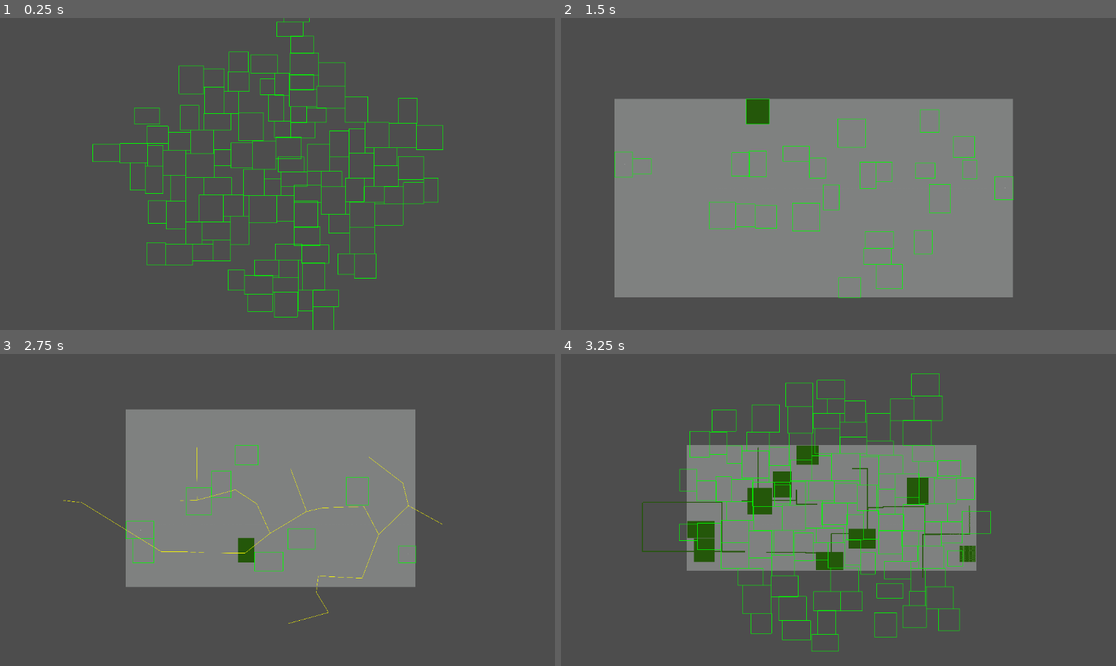
Above: before the commit, frames 1-4 (two rows, left to right).
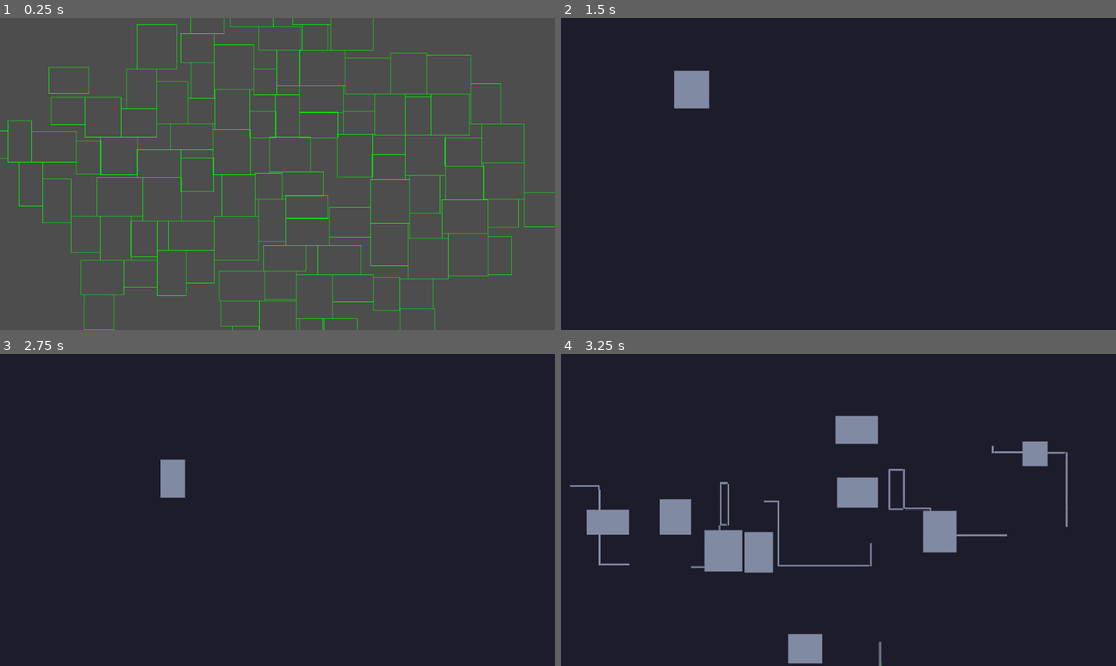
Above: after the commit, the same moments.

Repository: THenriques02/QuantumLoop
Game: Godot game, scene res://Scenes/Main/main.tscn
The game is run twice, just before and just after one commit, with the same random seed, the same clock (stepped at 60 frames per second) and the same inputs.
Inputs (mouse positions are in pixels of both pictures, inside the frame that each line leads up to):
- Up to frame 1 (0.25 s): no input
- Up to frame 2 (1.5 s): move the mouse to (960, 158) at 0.52 s; hold D (right) 0.53-1.28 s; tap Tab (ui_focus_next) at 0.6, 1.35 s; tap Space (ui_select) at 0.77 s; move the mouse to (727, 189) at 1.27 s; hold S (down) from 1.28 s (still down)
- Up to frame 3 (2.75 s): tap Space (ui_select) at 1.52 s; move the mouse to (333, 441) at 2.02 s; release S (down) at 2.03 s; hold D (right) from 2.03 s (still down); tap Tab (ui_focus_next) at 2.1 s
- Up to frame 4 (3.25 s): move the mouse to (810, 572) at 2.77 s; release D (right) at 2.78 s; hold W (up) from 2.78 s (still down); tap Tab (ui_focus_next) at 2.85 s; tap Space (ui_select) at 3.02 s

The runs differ from the first frame. In frame 1, 7.2% of the frame differs, in the area x 0-100%, y 0-100%; in frame 2, 100%; in frame 3, 100%; in frame 4, 100%.
Error before the commit: Invalid call. Nonexistent function 'get_closest_point' in base 'Nil'. (res://Scripts/Main/main.gd:157)
Error after the commit: Invalid call. Nonexistent function 'get_closest_point' in base 'Nil'. (res://Scripts/Main/main.gd:179)

Commit message:
Starting collision in dungeons (Corridors being a pain)

Diff:
--- a/Scenes/Main/main.tscn
+++ b/Scenes/Main/main.tscn
@@ -1,8 +1,9 @@
-[gd_scene load_steps=8 format=3 uid="uid://ctmbay86g2nvb"]
+[gd_scene load_steps=11 format=3 uid="uid://ctmbay86g2nvb"]
 
 [ext_resource type="Script" uid="uid://1v0u2jqyq1qc" path="res://Scripts/Main/main.gd" id="1_qw60k"]
 [ext_resource type="Texture2D" uid="uid://b64nx6rewnj0w" path="res://Assets/Dungeon/stone.png" id="2_5yls4"]
 [ext_resource type="Texture2D" uid="uid://ccw5gbvdq317f" path="res://Assets/Dungeon/grass.png" id="3_p6jpk"]
+[ext_resource type="Texture2D" uid="uid://djk8ljwujjmcl" path="res://Assets/Dungeon/pixel_dungeon/PNG/walls_floor.png" id="4_5yls4"]
 
 [sub_resource type="TileSetAtlasSource" id="TileSetAtlasSource_21xkr"]
 texture = ExtResource("3_p6jpk")
@@ -337,6 +338,304 @@
 physics_layer_0/collision_layer = 1
 sources/0 = SubResource("TileSetAtlasSource_jjvhh")
 
+[sub_resource type="TileSetAtlasSource" id="TileSetAtlasSource_p6jpk"]
+texture = ExtResource("4_5yls4")
+0:0/0 = 0
+1:0/0 = 0
+2:0/0 = 0
+3:0/0 = 0
+3:0/0/physics_layer_0/polygon_0/points = PackedVector2Array(-7.81747, -8.02052, 8.22357, -8.12204, 7.81747, 4.06102, 4.87323, 7.91899, -7.61442, 8.02052)
+4:0/0 = 0
+4:0/0/physics_layer_0/polygon_0/points = PackedVector2Array(-7.91899, -8.12204, 7.91899, -8.12204, 8.02052, 5.07628, -8.12204, 4.87323)
+5:0/0 = 0
+5:0/0/physics_layer_0/polygon_0/points = PackedVector2Array(-8.02052, -8.02052, 7.91899, -8.12204, 7.91899, 7.71594, -4.87323, 7.91899, -7.71594, 4.7717)
+6:0/0 = 0
+7:0/0 = 0
+8:0/0 = 0
+9:0/0 = 0
+10:0/0 = 0
+11:0/0 = 0
+12:0/0 = 0
+0:1/0 = 0
+0:1/0/physics_layer_0/polygon_0/points = PackedVector2Array(-4.97475, -8.32509, 8.02052, -8.22357, 8.22357, 8.02052, -4.87323, 8.22357)
+1:1/0 = 0
+2:1/0 = 0
+2:1/0/physics_layer_0/polygon_0/points = PackedVector2Array(-8.02052, -7.91899, 4.97475, -8.32509, 4.7717, 7.91899, -7.91899, 7.91899)
+3:1/0 = 0
+3:1/0/physics_layer_0/polygon_0/points = PackedVector2Array(-8.22357, -8.02052, 4.97475, -7.81747, 4.97475, 8.22357, -7.91899, 8.22357)
+4:1/0 = 0
+5:1/0 = 0
+5:1/0/physics_layer_0/polygon_0/points = PackedVector2Array(-5.1778, -7.91899, 7.91899, -8.02052, 8.02052, 7.71594, -4.97475, 8.12204)
+6:1/0 = 0
+7:1/0 = 0
+8:1/0 = 0
+9:1/0 = 0
+10:1/0 = 0
+11:1/0 = 0
+12:1/0 = 0
+0:2/0 = 0
+1:2/0 = 0
+1:2/0/physics_layer_0/polygon_0/points = PackedVector2Array(-8.02052, -8.02052, 7.81747, -8.22357, 8.32509, 4.97475, -7.81747, 5.07628)
+2:2/0 = 0
+3:2/0 = 0
+4:2/0 = 0
+5:2/0 = 0
+6:2/0 = 0
+7:2/0 = 0
+8:2/0 = 0
+9:2/0 = 0
+10:2/0 = 0
+11:2/0 = 0
+12:2/0 = 0
+0:3/0 = 0
+1:3/0 = 0
+2:3/0 = 0
+3:3/0 = 0
+3:3/0/physics_layer_0/polygon_0/points = PackedVector2Array(4.56865, -8.22357, 8.02052, -4.67018, 8.02052, 8.3251, -7.71594, 7.91899, -8.22357, -7.91899)
+4:3/0 = 0
+4:3/0/physics_layer_0/polygon_0/points = PackedVector2Array(-8.3251, -5.1778, 7.81747, -5.07628, 8.02052, 8.02052, -8.02052, 7.91899)
+5:3/0 = 0
+5:3/0/physics_layer_0/polygon_0/points = PackedVector2Array(-4.87323, -8.12204, 8.07128, -8.22357, 8.12204, 8.02052, -7.81747, 8.02052, -8.02052, -4.46712)
+6:3/0 = 0
+7:3/0 = 0
+8:3/0 = 0
+9:3/0 = 0
+12:3/0 = 0
+0:4/0 = 0
+1:4/0 = 0
+2:4/0 = 0
+3:4/0 = 0
+4:4/0 = 0
+6:4/0 = 0
+7:4/0 = 0
+8:4/0 = 0
+9:4/0 = 0
+10:4/0 = 0
+11:4/0 = 0
+12:4/0 = 0
+0:5/0 = 0
+1:5/0 = 0
+2:5/0 = 0
+3:5/0 = 0
+4:5/0 = 0
+5:5/0 = 0
+6:5/0 = 0
+7:5/0 = 0
+8:5/0 = 0
+9:5/0 = 0
+10:5/0 = 0
+11:5/0 = 0
+12:5/0 = 0
+0:6/0 = 0
+1:6/0 = 0
+2:6/0 = 0
+3:6/0 = 0
+4:6/0 = 0
+5:6/0 = 0
+6:6/0 = 0
+7:6/0 = 0
+8:6/0 = 0
+9:6/0 = 0
+12:6/0 = 0
+0:7/0 = 0
+1:7/0 = 0
+2:7/0 = 0
+3:7/0 = 0
+4:7/0 = 0
+5:7/0 = 0
+6:7/0 = 0
+7:7/0 = 0
+8:7/0 = 0
+9:7/0 = 0
+10:7/0 = 0
+11:7/0 = 0
+12:7/0 = 0
+0:8/0 = 0
+1:8/0 = 0
+2:8/0 = 0
+3:8/0 = 0
+4:8/0 = 0
+6:8/0 = 0
+7:8/0 = 0
+8:8/0 = 0
+9:8/0 = 0
+10:8/0 = 0
+11:8/0 = 0
+12:8/0 = 0
+0:9/0 = 0
+1:9/0 = 0
+2:9/0 = 0
+3:9/0 = 0
+4:9/0 = 0
+6:9/0 = 0
+7:9/0 = 0
+8:9/0 = 0
+10:9/0 = 0
+11:9/0 = 0
+12:9/0 = 0
+0:10/0 = 0
+1:10/0 = 0
+2:10/0 = 0
+3:10/0 = 0
+4:10/0 = 0
+6:10/0 = 0
+7:10/0 = 0
+8:10/0 = 0
+10:10/0 = 0
+11:10/0 = 0
+12:10/0 = 0
+0:11/0 = 0
+1:11/0 = 0
+2:11/0 = 0
+3:11/0 = 0
+4:11/0 = 0
+5:11/0 = 0
+6:11/0 = 0
+7:11/0 = 0
+8:11/0 = 0
+10:11/0 = 0
+11:11/0 = 0
+12:11/0 = 0
+0:12/0 = 0
+1:12/0 = 0
+2:12/0 = 0
+3:12/0 = 0
+4:12/0 = 0
+5:12/0 = 0
+6:12/0 = 0
+7:12/0 = 0
+8:12/0 = 0
+10:12/0 = 0
+11:12/0 = 0
+12:12/0 = 0
+0:13/0 = 0
+1:13/0 = 0
+2:13/0 = 0
+3:13/0 = 0
+4:13/0 = 0
+5:13/0 = 0
+6:13/0 = 0
+7:13/0 = 0
+8:13/0 = 0
+10:13/0 = 0
+11:13/0 = 0
+12:13/0 = 0
+0:14/0 = 0
+1:14/0 = 0
+2:14/0 = 0
+3:14/0 = 0
+4:14/0 = 0
+5:14/0 = 0
+6:14/0 = 0
+7:14/0 = 0
+8:14/0 = 0
+0:15/0 = 0
+1:15/0 = 0
+2:15/0 = 0
+3:15/0 = 0
+4:15/0 = 0
+5:15/0 = 0
+6:15/0 = 0
+7:15/0 = 0
+8:15/0 = 0
+9:15/0 = 0
+10:15/0 = 0
+11:15/0 = 0
+12:15/0 = 0
+0:16/0 = 0
+1:16/0 = 0
+2:16/0 = 0
+3:16/0 = 0
+4:16/0 = 0
+5:16/0 = 0
+6:16/0 = 0
+7:16/0 = 0
+8:16/0 = 0
+9:16/0 = 0
+10:16/0 = 0
+11:16/0 = 0
+12:16/0 = 0
+0:17/0 = 0
+1:17/0 = 0
+2:17/0 = 0
+3:17/0 = 0
+4:17/0 = 0
+5:17/0 = 0
+6:17/0 = 0
+7:17/0 = 0
+8:17/0 = 0
+9:17/0 = 0
+10:17/0 = 0
+11:17/0 = 0
+12:17/0 = 0
+0:18/0 = 0
+1:18/0 = 0
+2:18/0 = 0
+3:18/0 = 0
+4:18/0 = 0
+5:18/0 = 0
+6:18/0 = 0
+7:18/0 = 0
+8:18/0 = 0
+9:18/0 = 0
+10:18/0 = 0
+11:18/0 = 0
+12:18/0 = 0
+0:19/0 = 0
+1:19/0 = 0
+2:19/0 = 0
+3:19/0 = 0
+4:19/0 = 0
+5:19/0 = 0
+6:19/0 = 0
+7:19/0 = 0
+8:19/0 = 0
+9:19/0 = 0
+10:19/0 = 0
+11:19/0 = 0
+12:19/0 = 0
+0:20/0 = 0
+1:20/0 = 0
+2:20/0 = 0
+3:20/0 = 0
+4:20/0 = 0
+5:20/0 = 0
+6:20/0 = 0
+7:20/0 = 0
+8:20/0 = 0
+9:20/0 = 0
+10:20/0 = 0
+11:20/0 = 0
+12:20/0 = 0
+0:21/0 = 0
+1:21/0 = 0
+3:21/0 = 0
+4:21/0 = 0
+5:21/0 = 0
+6:21/0 = 0
+7:21/0 = 0
+8:21/0 = 0
+9:21/0 = 0
+10:21/0 = 0
+11:21/0 = 0
+12:21/0 = 0
+0:22/0 = 0
+1:22/0 = 0
+3:22/0 = 0
+4:22/0 = 0
+5:22/0 = 0
+6:22/0 = 0
+7:22/0 = 0
+8:22/0 = 0
+9:22/0 = 0
+10:22/0 = 0
+11:22/0 = 0
+12:22/0 = 0
+
+[sub_resource type="TileSet" id="TileSet_2a143"]
+physics_layer_0/collision_layer = 1
+sources/0 = SubResource("TileSetAtlasSource_p6jpk")
+
 [node name="main" type="Node2D"]
 script = ExtResource("1_qw60k")
 
@@ -352,3 +651,6 @@
 [node name="Stone" type="TileMapLayer" parent="Grass"]
 show_behind_parent = true
 tile_set = SubResource("TileSet_kry3j")
+
+[node name="Walls_Floor" type="TileMapLayer" parent="."]
+tile_set = SubResource("TileSet_2a143")
--- a/Scripts/Main/main.gd
+++ b/Scripts/Main/main.gd
@@ -5,9 +5,10 @@
 var Player = preload("res://Scenes/Player/player.tscn")
 @onready var stone_map = $Grass.get_node("Stone")
 @onready var grass_map = $Grass
+@onready var walls_floor_map = $Walls_Floor
 @onready var map_camera = $MapCamera
 
-var tile_size = 10 # size of tile in the TileMap
+var tile_size = 16 # size of tile in the TileMap
 var num_rooms = 100 # numer of rooms to generate
 var min_size = 30   # minimum room size ( in tiles)
 var max_size = 60  # maximum room size (in tiles )
@@ -142,7 +143,7 @@
 	var bottom_right = stone_map.local_to_map(full_rect.end)
 	for x in range(top_left.x, bottom_right.x):
 		for y in range(top_left.y, bottom_right.y):
-			stone_map.set_cell(Vector2i(x, y), 0, Vector2i(0, 0))
+			walls_floor_map.set_cell(Vector2i(x, y), 0, Vector2i(1, 1))
 
 	# carve rooms
 	var corridors = []
@@ -150,15 +151,36 @@
 		var s = (room.size / tile_size).floor()  # size in tiles
 		var ul = ((room.position - room.size + room.size / 2))/tile_size  # top-left in tile coords
 
+		var count_x = 0
+
 		for x in range(s.x-1):
+			var count_y = 0
 			for y in range(s.y-1):
-				grass_map.set_cell(Vector2i(ul.x + x, ul.y + y), 0, Vector2i(0, 0))
+				walls_floor_map.set_cell(Vector2i(ul.x + x, ul.y + y), 0, Vector2i(1, 6))
+				if count_x == 0 and count_y == 0:
+					walls_floor_map.set_cell(Vector2i(ul.x + x, ul.y + y), 0, Vector2i(3, 0))
+				elif count_x == s.x-2 and count_y == 0:
+					walls_floor_map.set_cell(Vector2i(ul.x + x, ul.y + y), 0, Vector2i(5, 0))
+				elif count_x == s.x-2 and count_y ==  s.y-2:
+					walls_floor_map.set_cell(Vector2i(ul.x + x, ul.y + y), 0, Vector2i(5, 3))
+				elif count_x == 0 and count_y == s.y-2:
+					walls_floor_map.set_cell(Vector2i(ul.x + x, ul.y + y), 0, Vector2i(3, 3))
+				elif count_y == 0:
+					walls_floor_map.set_cell(Vector2i(ul.x + x, ul.y + y), 0, Vector2i(1, 2))
+				elif count_y == s.y-2:
+					walls_floor_map.set_cell(Vector2i(ul.x + x, ul.y + y), 0, Vector2i(4, 3))
+				elif count_x == 0:
+					walls_floor_map.set_cell(Vector2i(ul.x + x, ul.y + y), 0, Vector2i(2, 1))
+				elif count_x == s.x-2:
+					walls_floor_map.set_cell(Vector2i(ul.x + x, ul.y + y), 0, Vector2i(5, 1))
+				count_y += 1
+			count_x += 1
 
 		var p = path.get_closest_point(room.position)
 		for conn in path.get_point_connections(p):
 			if not conn in corridors:
-				var start = grass_map.local_to_map(path.get_point_position(p))
-				var end = grass_map.local_to_map(path.get_point_position(conn))
+				var start = walls_floor_map.local_to_map(path.get_point_position(p))
+				var end = walls_floor_map.local_to_map(path.get_point_position(conn))
 
 				carve_path(start, end)
 		corridors.append(p)
@@ -178,11 +200,27 @@
 		y_x = pos1
 
 	for x in range(pos1.x, pos2.x, x_diff):
-		grass_map.set_cell(Vector2i(x, x_y.y), 0,  Vector2i(0, 0))
-		grass_map.set_cell(Vector2i(x, x_y.y + y_diff), 0,  Vector2i(0, 0))
+		if walls_floor_map.get_cell_atlas_coords(Vector2i(x,x_y.y)) == Vector2i(1,6):
+			continue
+		if x_diff > 0:
+			walls_floor_map.set_cell(Vector2i(x, x_y.y - y_diff), 0,  Vector2i(1, 2))
+			walls_floor_map.set_cell(Vector2i(x, x_y.y + 2*y_diff), 0,  Vector2i(4, 3))
+		else:
+			walls_floor_map.set_cell(Vector2i(x, x_y.y - y_diff), 0,  Vector2i(4, 3))
+			walls_floor_map.set_cell(Vector2i(x, x_y.y + 2*y_diff), 0,  Vector2i(1, 2))
+		walls_floor_map.set_cell(Vector2i(x, x_y.y), 0,  Vector2i(1, 6))
+		walls_floor_map.set_cell(Vector2i(x, x_y.y + y_diff), 0,  Vector2i(1, 6))
 	for y in range(pos1.y, pos2.y, y_diff):
-		grass_map.set_cell(Vector2i(y_x.x, y), 0, Vector2i(0, 0))
-		grass_map.set_cell(Vector2i(y_x.x + x_diff, y), 0, Vector2i(0, 0))
+		if walls_floor_map.get_cell_atlas_coords(Vector2i(y_x.x,y)) == Vector2i(1,6):
+			continue
+		if y_diff > 0:
+			walls_floor_map.set_cell(Vector2i(y_x.x - x_diff, y), 0, Vector2i(2, 1))
+			walls_floor_map.set_cell(Vector2i(y_x.x + 2*x_diff, y), 0, Vector2i(0, 1))
+		else:
+			walls_floor_map.set_cell(Vector2i(y_x.x - x_diff, y), 0, Vector2i(0, 1))
+			walls_floor_map.set_cell(Vector2i(y_x.x + 2*x_diff, y), 0, Vector2i(2, 1))
+		walls_floor_map.set_cell(Vector2i(y_x.x, y), 0, Vector2i(1, 6))
+		walls_floor_map.set_cell(Vector2i(y_x.x + x_diff, y), 0, Vector2i(1, 6))
 
 
 func find_start_room():
Binary file added: Assets/Dungeon/pixel_dungeon/PNG/Objects.png
Not shown, added: Assets/Dungeon/pixel_dungeon/PNG/Objects.png.import
Binary file added: Assets/Dungeon/pixel_dungeon/PNG/Water_coasts_animation.png
Not shown, added: Assets/Dungeon/pixel_dungeon/PNG/Water_coasts_animation.png.import
Binary file added: Assets/Dungeon/pixel_dungeon/PNG/decorative_cracks_coasts_animation.png
Not shown, added: Assets/Dungeon/pixel_dungeon/PNG/decorative_cracks_coasts_animation.png.import
Binary file added: Assets/Dungeon/pixel_dungeon/PNG/decorative_cracks_floor.png
Not shown, added: Assets/Dungeon/pixel_dungeon/PNG/decorative_cracks_floor.png.import
Binary file added: Assets/Dungeon/pixel_dungeon/PNG/decorative_cracks_walls.png
Not shown, added: Assets/Dungeon/pixel_dungeon/PNG/decorative_cracks_walls.png.import
Binary file added: Assets/Dungeon/pixel_dungeon/PNG/doors_lever_chest_animation.png
Not shown, added: Assets/Dungeon/pixel_dungeon/PNG/doors_lever_chest_animation.png.import
(and 33 more such lines)
